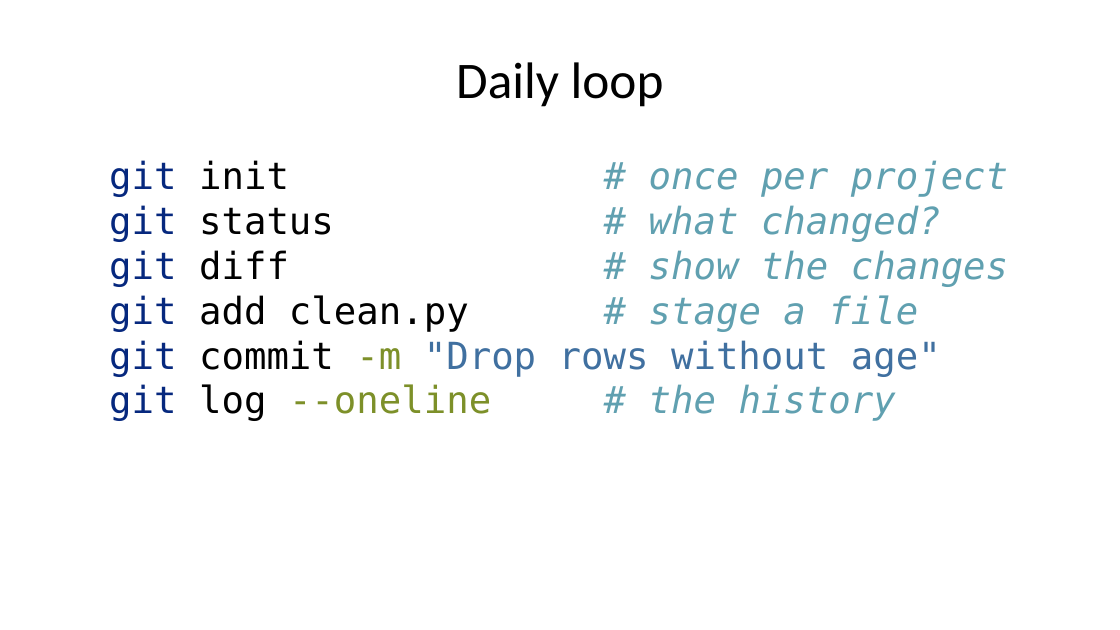
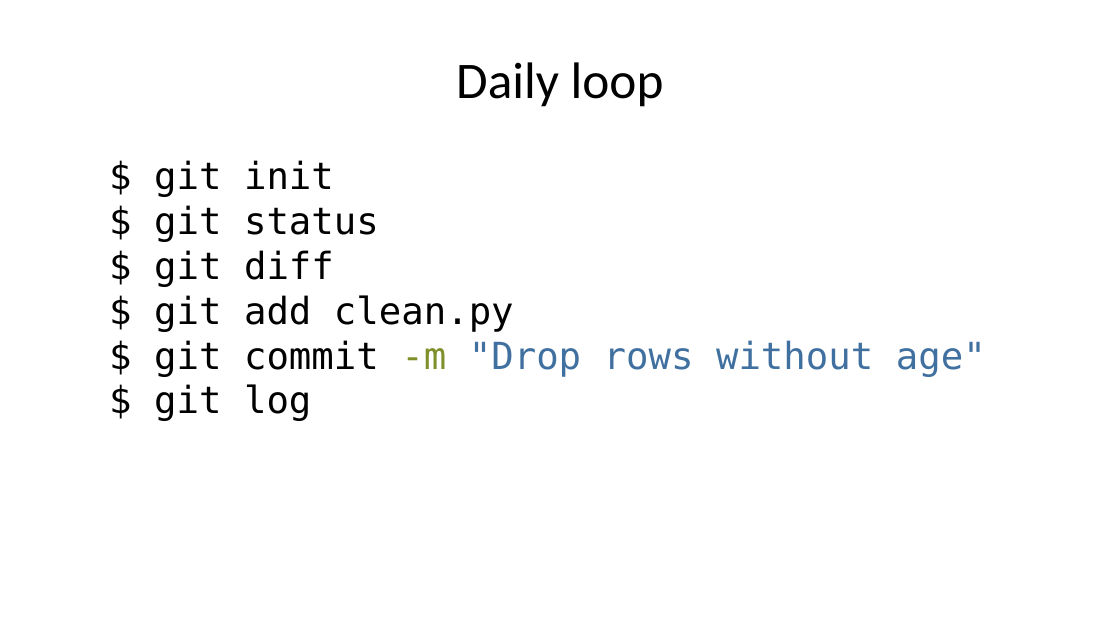
Before and after one commit to MICS-Lab/MS_SanteNum2026, a slide deck: slide 14 of Programming01/Session03/slides.pptx. Drawn at 1120x630 pixels with LibreOffice and Linux fonts; fonts in the diff are those of the drawing. Boxes give left, top, right and bottom in pixels: in the first picture for what was removed or moved away, otherwise in the second. Text is boxed around its words. In the diff, an @@ line names an element or a change of style, - is before the commit and + after.

```diff
--- a/Programming01/Session03/slides.pptx
+++ b/Programming01/Session03/slides.pptx
@@ text at [154, 160, 986, 421]: text changed; text colour #60A0B0 to #000000 @@
-git init # once per project
-git status # what changed?
-git diff # show the changes
-git add clean.py # stage a file
-git commit -m "Drop rows without age"
-git log --oneline # the history
+$ git init
+$ git status
+$ git diff
+$ git add clean.py
+$ git commit -m "Drop rows without age"
+$ git log
```
Also in this commit, not shown: 3 other slides changed, 4 slides added, 15 other files.
